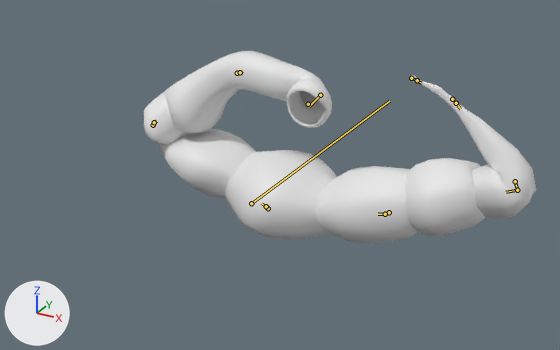
What one commit did to the FBX model 0_Final Exports/Enemies/QuasoSnake/Animations/anim_QuasoSnake_Choke_1stPerson_.fbx.
Before and after are seen from a camera (50 mm lens) standing at (0.97, -1.608, 0.906) and looking at (-0.003, 0.162, 0.022). The axes (+X, +Y, +Z) are drawn at lower left. The lights are the same throughout. Both versions are drawn at frame 11 of the action 'Scene'; the numbers are the values there. The bones that bend it are drawn over the model as lines.

Names of what the first picture shows: 'snake_body'.
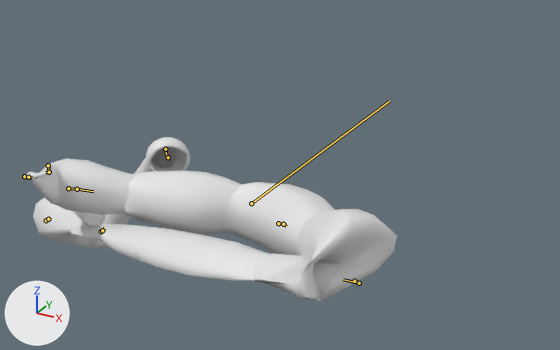
Edits to the scene script, one JSON object a line:
```json
{"block": "bone_def_joint_001", "where": "bone_def_joint_001 = bpy.data.objects['QUASO_rig'].pose.bones['DEF_JOINT.001']"}
{"op": "set", "path": "bone_def_joint_001.location", "old": "(0.306, -0.106, 1.042)", "new": "(-0.331, 0.027, 0.324)"}
{"op": "set", "path": "bone_def_joint_001.rotation_quaternion", "old": "(0.572, -0.416, -0.563, -0.428)", "new": "(1.0, 0.0, 0.0, 0.0)", "note": "degrees (17, -89, -90) -> degrees (0, 0, 0)"}
{"block": "bone_def_body_001", "where": "bone_def_body_001 = bpy.data.objects['QUASO_rig'].pose.bones['DEF_BODY.001']  # child of 'DEF_JOINT.001'"}
{"op": "set", "path": "bone_def_body_001.rotation_quaternion", "old": "(1.0, 0.03, 0.0, 0.0)", "new": "(0.826, 0.192, 0.0, 0.53)", "note": "degrees (3, 0, 0) -> degrees (19, -12, 63)"}
{"op": "set", "path": "bone_def_body_001.scale", "old": "(1.07, 0.87, 1.07)", "new": "(0.88, 1.3, 0.88)"}
{"block": "bone_def_joint_002", "where": "bone_def_joint_002 = bpy.data.objects['QUASO_rig'].pose.bones['DEF_JOINT.002']"}
{"op": "set", "path": "bone_def_joint_002.location", "old": "(0.422, 0.284, 1.019)", "new": "(-0.471, 0.154, 0.343)"}
{"op": "set", "path": "bone_def_joint_002.rotation_quaternion", "old": "(0.572, -0.416, -0.691, -0.15)", "new": "(0.94, 0.342, 0.0, 0.0)", "note": "degrees (42, -114, -90) -> degrees (40, 0, 0)"}
{"block": "bone_def_body_002", "where": "bone_def_body_002 = bpy.data.objects['QUASO_rig'].pose.bones['DEF_BODY.002']  # child of 'DEF_JOINT.002'"}
{"op": "set", "path": "bone_def_body_002.rotation_quaternion", "old": "(0.911, -0.413, 0.0, 0.0)", "new": "(0.857, -0.483, 0.0, 0.178)", "note": "degrees (-49, 0, 0) -> degrees (-57, 10, 18)"}
{"op": "set", "path": "bone_def_body_002.scale", "old": "(0.87, 1.33, 0.87)", "new": "(0.86, 1.36, 0.86)"}
{"block": "bone_def_joint_003", "where": "bone_def_joint_003 = bpy.data.objects['QUASO_rig'].pose.bones['DEF_JOINT.003']"}
{"op": "set", "path": "bone_def_joint_003.location", "old": "(0.611, 0.899, -0.005)", "new": "(-0.552, 0.453, -0.103)"}
{"op": "set", "path": "bone_def_joint_003.rotation_quaternion", "old": "(-0.4, 0.583, 0.582, -0.402)", "new": "(0.853, 0.0, 0.0, -0.523)", "note": "degrees (-111, 0, 90) -> degrees (0, 0, -63)"}
{"block": "bone_def_body_003", "where": "bone_def_body_003 = bpy.data.objects['QUASO_rig'].pose.bones['DEF_BODY.003']  # child of 'DEF_JOINT.003'"}
{"op": "set", "path": "bone_def_body_003.rotation_quaternion", "old": "(0.721, 0.693, 0.0, 0.0)", "new": "(0.997, -0.079, 0.0, -0.016)", "note": "degrees (88, 0, 0) -> degrees (-9, 0, -2)"}
{"op": "set", "path": "bone_def_body_003.scale", "old": "(0.88, 1.28, 0.88)", "new": "(0.71, 1.97, 0.71)"}
{"block": "bone_def_joint_004", "where": "bone_def_joint_004 = bpy.data.objects['QUASO_rig'].pose.bones['DEF_JOINT.004']"}
{"op": "set", "path": "bone_def_joint_004.location", "old": "(0.266, 0.651, -0.177)", "new": "(-0.001, 0.464, -0.195)"}
{"op": "set", "path": "bone_def_joint_004.rotation_quaternion", "old": "(0.678, -0.201, -0.201, 0.678)", "new": "(0.777, 0.025, -0.02, -0.628)", "note": "degrees (-33, 0, 90) -> degrees (4, 0, -78)"}
{"block": "bone_def_body_004", "where": "bone_def_body_004 = bpy.data.objects['QUASO_rig'].pose.bones['DEF_BODY.004']  # child of 'DEF_JOINT.004'"}
{"op": "set", "path": "bone_def_body_004.rotation_quaternion", "old": "(0.981, 0.192, 0.0, 0.0)", "new": "(0.874, 0.123, 0.0, -0.47)", "note": "degrees (22, 0, 0) -> degrees (13, 7, -56)"}
{"op": "set", "path": "bone_def_body_004.scale", "old": "(0.82, 1.5, 0.82)", "new": "(0.67, 2.22, 0.67)"}
{"block": "bone_def_joint_005", "where": "bone_def_joint_005 = bpy.data.objects['QUASO_rig'].pose.bones['DEF_JOINT.005']"}
{"op": "set", "path": "bone_def_joint_005.location", "old": "(-0.142, 0.437, -0.261)", "new": "(0.414, -0.161, -0.046)"}
{"op": "set", "path": "bone_def_joint_005.rotation_quaternion", "old": "(0.671, 0.224, 0.224, 0.671)", "new": "(0.645, 0.0, 0.0, -0.764)", "note": "degrees (37, 0, 90) -> degrees (0, 0, -100)"}
{"block": "bone_def_body_005", "where": "bone_def_body_005 = bpy.data.objects['QUASO_rig'].pose.bones['DEF_BODY.005']  # child of 'DEF_JOINT.005'"}
{"op": "set", "path": "bone_def_body_005.rotation_quaternion", "old": "(0.994, -0.106, 0.0, 0.0)", "new": "(-0.09, 0.995, 0.0, 0.038)", "note": "degrees (-12, 0, 0) -> degrees (-170, -4, 0)"}
{"op": "set", "path": "bone_def_body_005.scale", "old": "(0.79, 1.62, 0.79)", "new": "(0.51, 3.9, 0.51)"}
{"block": "bone_def_joint_006", "where": "bone_def_joint_006 = bpy.data.objects['QUASO_rig'].pose.bones['DEF_JOINT.006']"}
{"op": "set", "path": "bone_def_joint_006.location", "old": "(-0.584, 0.206, -0.054)", "new": "(-0.694, -0.21, -0.253)"}
{"op": "set", "path": "bone_def_joint_006.rotation_quaternion", "old": "(0.357, 0.61, 0.61, 0.357)", "new": "(1.0, 0.0, 0.0, 0.024)", "note": "degrees (119, 0, 90) -> degrees (0, 0, 3)"}
{"block": "bone_def_body_006", "where": "bone_def_body_006 = bpy.data.objects['QUASO_rig'].pose.bones['DEF_BODY.006']  # child of 'DEF_JOINT.006'"}
{"op": "set", "path": "bone_def_body_006.rotation_quaternion", "old": "(0.972, 0.236, 0.0, 0.0)", "new": "(0.95, -0.282, 0.0, 0.137)", "note": "degrees (27, 0, 0) -> degrees (-33, 4, 15)"}
{"op": "set", "path": "bone_def_body_006.scale", "old": "(0.96, 1.08, 0.96)", "new": "(0.89, 1.28, 0.89)"}
{"block": "bone_def_joint_007", "where": "bone_def_joint_007 = bpy.data.objects['QUASO_rig'].pose.bones['DEF_JOINT.007']"}
{"op": "set", "path": "bone_def_joint_007.location", "old": "(-0.248, -0.079, 0.174)", "new": "(-0.834, -0.113, -0.504)"}
{"op": "set", "path": "bone_def_joint_007.rotation_quaternion", "old": "(0.07, 0.704, 0.704, 0.07)", "new": "(0.753, 0.235, -0.183, -0.587)", "note": "degrees (169, 0, 90) -> degrees (35, 0, -76)"}
{"block": "bone_def_body_007", "where": "bone_def_body_007 = bpy.data.objects['QUASO_rig'].pose.bones['DEF_BODY.007']  # child of 'DEF_JOINT.007'"}
{"op": "set", "path": "bone_def_body_007.rotation_quaternion", "old": "(0.989, 0.149, 0.0, 0.0)", "new": "(0.984, 0.143, 0.0, -0.111)", "note": "degrees (17, 0, 0) -> degrees (16, 2, -13)"}
{"op": "set", "path": "bone_def_body_007.scale", "old": "(1.03, 0.95, 1.03)", "new": "(0.74, 1.81, 0.74)"}
{"block": "bone_def_joint_008", "where": "bone_def_joint_008 = bpy.data.objects['QUASO_rig'].pose.bones['DEF_JOINT.008']"}
{"op": "set", "path": "bone_def_joint_008.location", "old": "(0.034, -0.304, 0.148)", "new": "(-0.488, -0.369, -0.099)"}
{"op": "set", "path": "bone_def_joint_008.rotation_quaternion", "old": "(-0.117, 0.993, -0.012, 0.001)", "new": "(-0.339, -0.099, 0.0, 0.936)", "note": "degrees (-167, 0, -1) -> degrees (4, 11, -140)"}
{"block": "bone_def_eye_001", "where": "bone_def_eye_001 = bpy.data.objects['QUASO_rig'].pose.bones['DEF_Eye.001']  # child of 'DEF_JOINT.008'"}
{"op": "set", "path": "bone_def_eye_001.rotation_quaternion", "old": "(1.0, 0.0, 0.0, 0.0)", "new": "(0.989, -0.145, -0.007, -0.027)", "note": "degrees (0, 0, 0) -> degrees (-17, -1, -3)"}
```

Boxes (x1, y1, x2, y2) around the edits, measured in the pictures (560 x 350 px):
```json
{"object": "snake_body", "change": "posed", "before": [144, 51, 536, 243], "after": [26, 137, 397, 301], "on screen": "15% shorter"}
{"bone": "DEF_JOINT.001", "before": "(411, 78) to (417, 80)", "after": "(48, 165) to (49, 172)"}
{"bone": "DEF_BODY.001", "before": "(417, 80) to (421, 83)", "after": "(49, 172) to (45, 172)"}
{"bone": "DEF_JOINT.002", "before": "(452, 99) to (456, 103)", "after": "(24, 176) to (28, 177)"}
{"bone": "DEF_BODY.002", "before": "(456, 103) to (460, 109)", "after": "(28, 177) to (32, 178)"}
{"bone": "DEF_JOINT.003", "before": "(515, 181) to (517, 190)", "after": "(68, 188) to (77, 189)"}
{"bone": "DEF_BODY.003", "before": "(517, 190) to (506, 192)", "after": "(77, 189) to (93, 191)"}
{"bone": "DEF_JOINT.004", "before": "(389, 212) to (385, 214)", "after": "(278, 223) to (283, 224)"}
{"bone": "DEF_BODY.004", "before": "(385, 214) to (378, 214)", "after": "(283, 224) to (286, 226)"}
{"bone": "DEF_JOINT.005", "before": "(268, 208) to (266, 206)", "after": "(354, 281) to (359, 283)"}
{"bone": "DEF_BODY.005", "before": "(266, 206) to (261, 203)", "after": "(359, 283) to (343, 279)"}
{"bone": "DEF_JOINT.006", "before": "(153, 125) to (154, 122)", "after": "(46, 220) to (48, 219)"}
{"bone": "DEF_BODY.006", "before": "(154, 122) to (156, 121)", "after": "(48, 219) to (50, 219)"}
{"bone": "DEF_JOINT.007", "before": "(237, 73) to (240, 72)", "after": "(101, 231) to (102, 230)"}
{"bone": "DEF_BODY.007", "before": "(240, 72) to (242, 73)", "after": "(102, 230) to (104, 228)"}
{"bone": "DEF_JOINT.008", "before": "(320, 95) to (309, 106)", "after": "(165, 149) to (166, 155)"}
{"bone": "DEF_Eye.001", "before": "(308, 104) to (306, 106)", "after": "(168, 157) to (168, 159)"}
```
